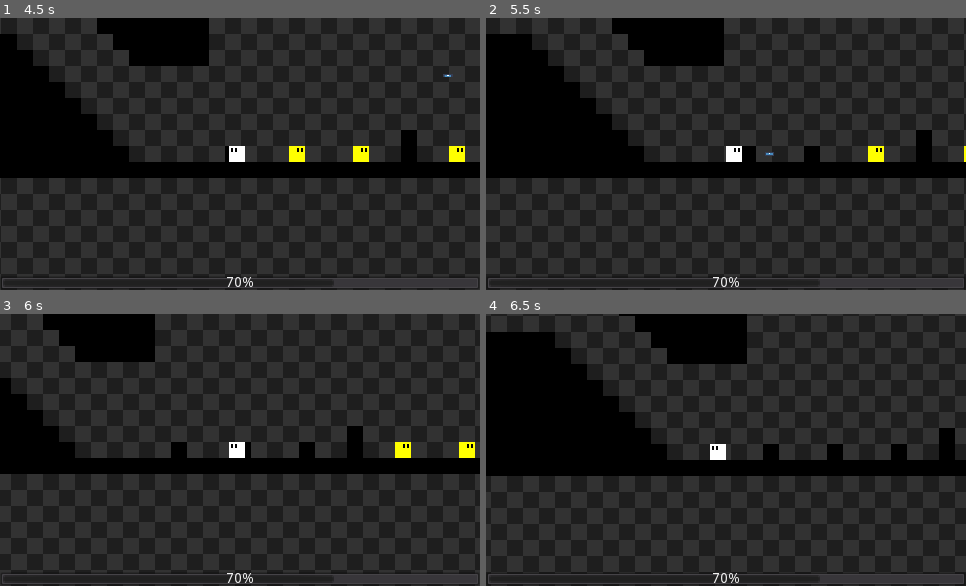
Above: before the commit, frames 1-4 (two rows, left to right).
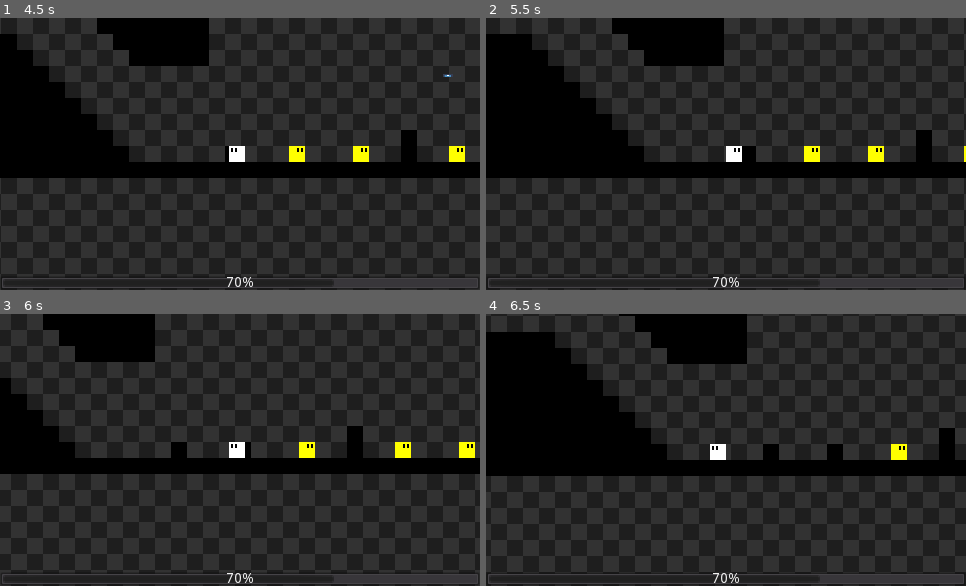
Above: after the commit, the same moments.

Repository: POtOSoftware/Project-Poop-Shit
Game: Godot game, scene res://Levels/dev.tscn
Two runs of this game, one before a commit and one after it. Both use one fixed random seed, a clock stepped at 60 frames per second and the inputs below. The engine's default icon, where the game draws it, is replaced by a stand-in: a white triangle on a blue panel in a dark square.
Inputs:
- Up to frame 1 (4.5 s): tap Enter at 0.5 s; hold Ctrl (fire) 0.53-1.28 s; hold Right (move_right) 0.53-2.03 s; tap Up (jump) at 0.77, 1.52, 3.02, 3.77 s; tap Ctrl (fire) at 1.35, 2.85, 4.35 s; hold Left (move_left) 2.03-2.78 s; hold Ctrl (fire) 2.03-2.78 s; hold Right (move_right) 2.78-4.28 s; hold Ctrl (fire) 3.53-4.28 s; hold Left (move_left) from 4.28 s (still down)
- Up to frame 2 (5.5 s): tap Up (jump) at 4.52 s; release Left (move_left) at 5.03 s; hold Right (move_right) from 5.03 s (still down); hold Ctrl (fire) from 5.03 s (still down)
- Up to frame 3 (6 s): release Right (move_right) at 5.78 s; release Ctrl (fire) at 5.78 s; hold Left (move_left) from 5.78 s (still down); tap Ctrl (fire) at 5.85 s
- Up to frame 4 (6.5 s): keep holding Left (move_left); tap Up (jump) at 6.02 s

Frame 1 is identical in both runs. In frame 2, 0.2% of the frame differs, in the area x 58-70%, y 47-53%; in frame 3, 0.2%; in frame 4, 0.2%.

Commit message:
enemy dies on time, and doesnt fire after death

Diff:
--- a/Enemies/YellowGuy.gd
+++ b/Enemies/YellowGuy.gd
@@ -1,8 +1,8 @@
 extends KinematicBody2D
 
-enum states {IDLE, CHASE, FIRE}
-
-export var health : int = 20
+enum states {IDLE, CHASE, FIRE, DEAD}
+
+export var health : int = 20 setget set_health
 export var reaction: float = 0.25
 export var aggression: int = 3
 export var ai_enabled : bool = true
@@ -16,6 +16,7 @@
 
 var player_detected : bool = false
 var is_dead : bool = false
+var can_fire: bool = true
 
 var blood = load("res://Assets/Blood.tscn")
 
@@ -36,8 +37,15 @@
 	flip_node(is_flipped)
 	#move_in_current_direction(5)
 
+func set_health(new_value):
+	health = new_value
+	if health <= 0 and is_dead == false:
+		die()
+
 func die():
+	set_new_state(states.DEAD)
 	is_dead = true
+	can_fire = false
 	ai_enabled = false
 	collision.disabled = true
 	modulate = Color(0,0,0,1)
@@ -47,8 +55,8 @@
 	#blood_instance.global_position = global_position
 	#blood_instance.rotation = global_position.angle_to_point(Global.player.global_position)
 
+	set_physics_process(false)
 	set_process(false)
-	set_physics_process(false)
 
 func set_new_state(new_state: int) -> void:
 	state = new_state
@@ -71,8 +79,8 @@
 	# not even our sworn enemies can avoid gravity
 	velocity.y += GameWorld.GRAVITY * delta
 
-	if health <= 0 and is_dead == false:
-		die()
+	#if health <= 0 and is_dead == false:
+	#	die()
 
 	if ai_enabled:
 		update_ai()
@@ -117,14 +125,20 @@
 			yield(get_tree().create_timer(reaction), "timeout")
 			# im gonna go ahead and fire (for example) 3 times! then go back to chasing
 			while times_fired < aggression:
-				gun.fire(self)
-				print("Firing!")
-				times_fired += 1
-				# wait for the fire rate time so that we dont call fire 3 times, but only fire once, but say we did a good job
-				yield(get_tree().create_timer(gun.weapons[current_weapon].fire_rate), "timeout")
+				if not can_fire:
+					break
+				else:
+					gun.fire(self)
+					print("Firing!")
+					times_fired += 1
+					# wait for the fire rate time so that we dont call fire 3 times, but only fire once, but say we did a good job
+					yield(get_tree().create_timer(gun.weapons[current_weapon].fire_rate), "timeout")
 
 			set_physics_process(true)
 			set_new_state(states.CHASE)
+		states.DEAD:
+			can_fire = false
+			die()
 		_:
 			printerr("Enemy " + self.name + " had a state error and had to die!")
 			die()
